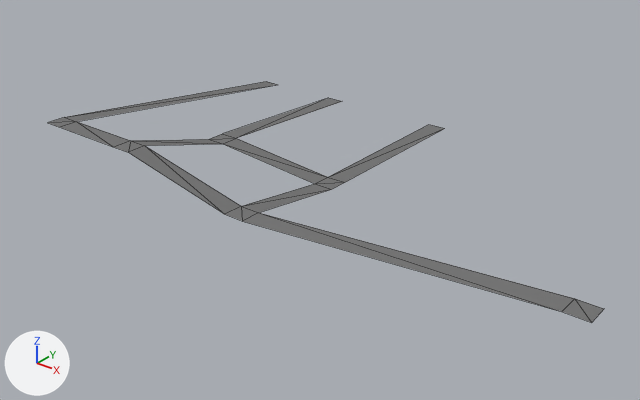
The glTF model assets/models/districts/agustin/roads_agustin.glb as it was, and as the next commit left it.
Both versions are drawn from a 50 mm lens placed at (141.9, -158.2, 70.3), pointed at (47.9, -40.9, -2.5). Every picture has the same lights, and +X, +Y and +Z are marked at lower left. The first picture is the older version. Mesh edges are drawn as thin lines. Objects named as collision shapes, trigger or cutter boxes, shadow casters or lower levels of detail are left out. Where no turn or scale is listed for an object, it has been applied to the vertices. Vertices at exactly the same position are counted once.

Before the edit, the objects in view are built like this:
```python
me_plane = bpy.data.meshes.new('Plane')
me_plane.from_pydata(...)  # 30 vertices, 30 faces; spans x -2.0..110.0, y -64.0..0.0, z 0.0..8.0
me_plane.materials.append(mat_road)  # grey #737373
ob_plane = bpy.data.objects.new('Plane', me_plane)
ob_plane.location = (0.0, 0.0, 0.0)
```
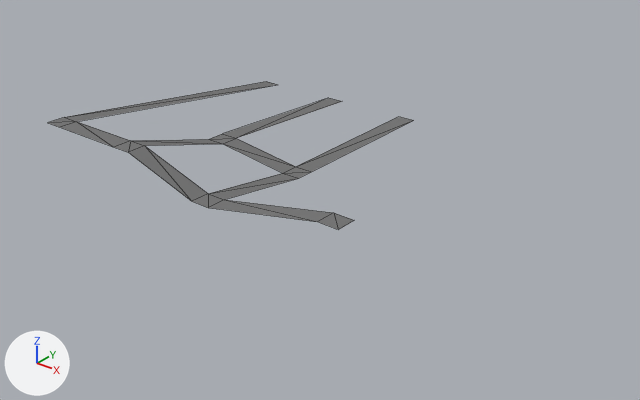
Scene script edits in JSON lines:
```json
{"block": "me_plane", "where": "# used by ob_plane; location = (0.0, 0.0, 0.0)"}
{"op": "remove", "block": "me_plane", "code": "me_plane.from_pydata(...)  # 30 vertices, 30 faces; spans x -2.0..110.0, y -64.0..0.0, z 0.0..8.0"}
{"op": "add", "block": "me_plane", "code": "me_plane.from_pydata(...)  # 30 vertices, 30 faces; spans x -2.0..70.0, y -64.0..0.0, z 0.0..8.0"}
{"block": "me_plane", "change": "me_plane part 1: all 4 vertices in x 106.0..110.0, y -64.0..-60.0, z 8.0 are moved by (-40.0, 0.0, 0.0)"}
{"block": "me_plane", "change": "me_plane part 2: all 10 vertices in x 46.0..50.0, y -64.0..0.0, z 0.0..3.0 are moved by (-8.0, 0.0, 0.0)"}
```

Changed parts and their boxes [x1, y1, x2, y2] in the pictures (640 x 400 px; the box of a moved part takes in the faces that stretch with it):
```json
{"object": "Plane", "change": "reshaped", "before": [48, 81, 604, 323], "after": [48, 81, 413, 230], "on screen": "34% narrower, 38% shorter"}
{"part": 1, "of": "me_plane", "change": "moved or reshaped", "before": [243, 213, 604, 323], "after": [209, 200, 354, 230]}
{"part": 2, "of": "me_plane", "change": "moved or reshaped", "before": [128, 125, 445, 221], "after": [128, 117, 413, 208]}
```
